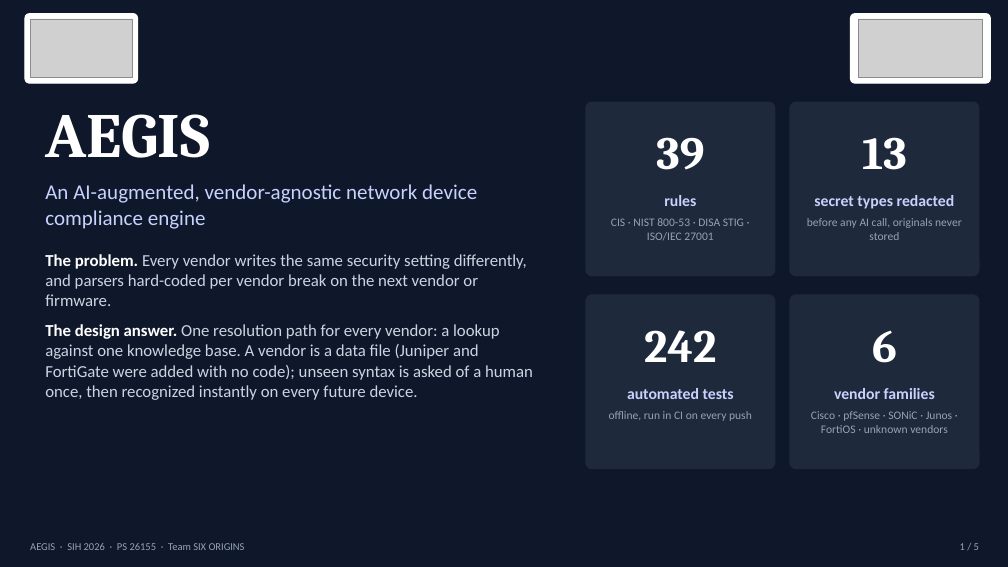
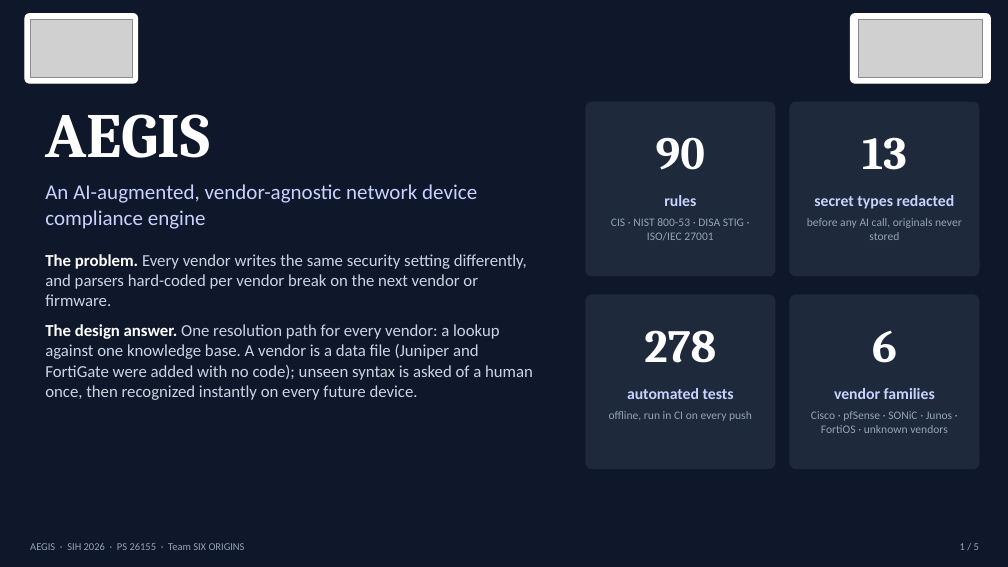
Before and after one commit to TheUsefulNerd/aegis, a slide deck: slide 1 of docs/AEGIS-Technical-Presentation.pptx. Drawn at 1008x567 pixels with LibreOffice and Linux fonts; fonts in the diff are those of the drawing; grey boxes stand for pictures. Boxes give left, top, right and bottom in pixels: in the first picture for what was removed or moved away, otherwise in the second. Text is boxed around its words. In the diff, an @@ line names an element or a change of style, - is before the commit and + after.

```diff
--- a/docs/AEGIS-Technical-Presentation.pptx
+++ b/docs/AEGIS-Technical-Presentation.pptx
@@ text at (656,137,705,170): text changed @@
-39
+90
@@ text at (644,330,716,363): text changed @@
-242
+278
```
Also in this commit, not shown: 2 other slides changed, 14 other files.
